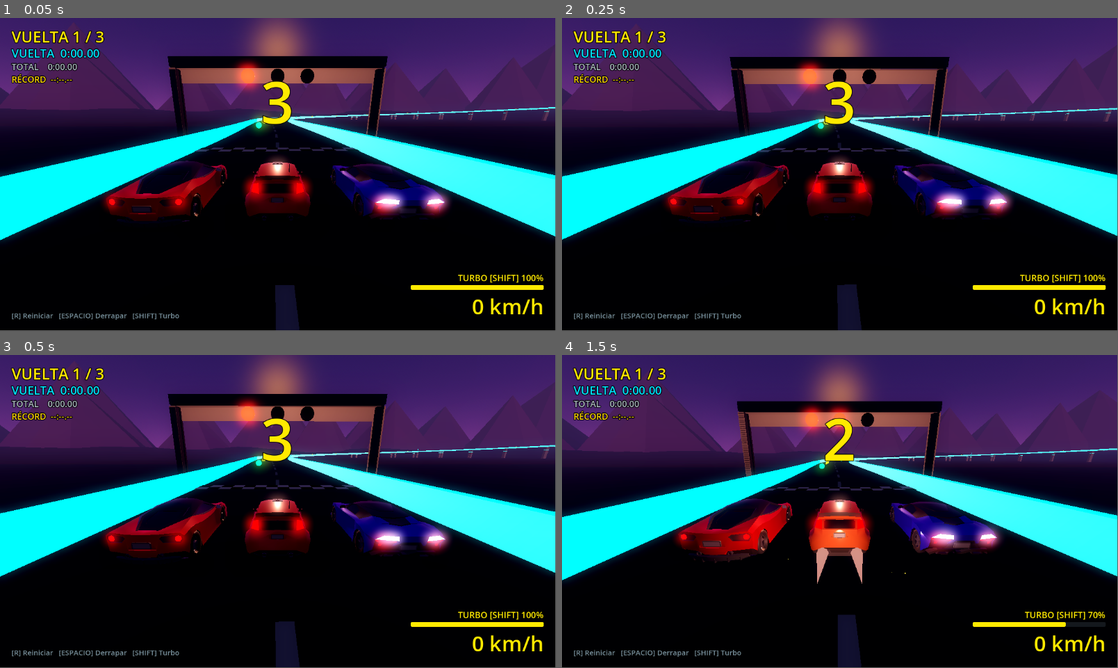
Above: before the commit, frames 1-4 (two rows, left to right).
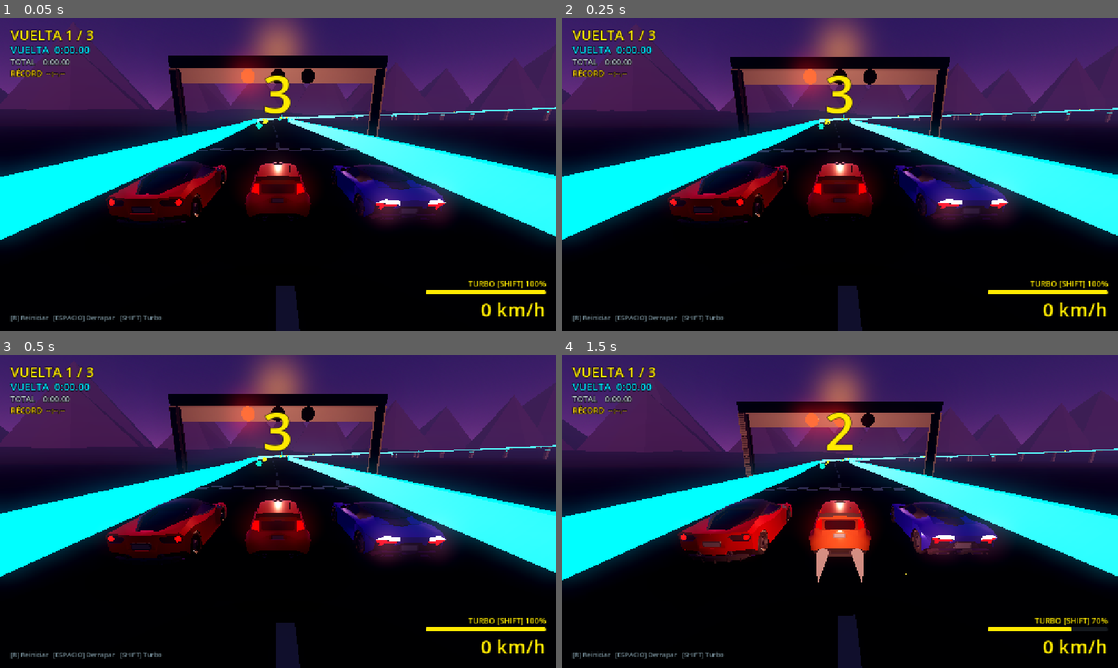
Above: after the commit, the same moments.

Repository: SamuelAlzateEducate/CustomVeloz
Game: Godot game, scene res://zona_c.tscn
The game is run twice, just before and just after one commit, with the same random seed, the same clock (stepped at 60 frames per second) and the same inputs. Sound files missing from this copy of the repository are replaced by a short silence.
Inputs (mouse positions are in pixels of both pictures, inside the frame that each line leads up to):
- Up to frame 1 (0.05 s): no input
- Up to frame 2 (0.25 s): no input
- Up to frame 3 (0.5 s): no input
- Up to frame 4 (1.5 s): tap Enter at 0.5 s; move the mouse to (962, 495) at 0.52 s; hold D (move_right) 0.53-1.28 s; hold Shift (correr) 0.53-1.28 s; click (962, 495) at 0.67 s; move the mouse to (728, 527) at 1.27 s; hold S (move_down) from 1.28 s (still down); tap Space (derrapar) at 1.35 s
In our replay, the window is 799x449 before the commit and 800x450 after it. These sizes can differ from the game's own. Grey fills any space a smaller window leaves; there, only what the larger window draws over its background counts as a difference.

The runs differ from the first frame. In frame 1, 8.8% of the frame differs, in the area x 0-100%, y 0-100%; in frame 2, 8.8%; in frame 3, 8.8%; in frame 4, 8.4%.

Commit message:
prueba_mejorasonido_motor_bajocambios

Diff:
--- a/audio_carro.gd
+++ b/audio_carro.gd
@@ -296,20 +296,9 @@
 		tasa_rpm = 1.5 # acelerando, las revoluciones solo bajan despacio (sin "tirones" al girar)
 	rpm = move_toward(rpm, rpm_objetivo, tasa_rpm * delta)
 
-	# --- 3. ANTI-LAG (ALS) CONTROLADO (CERO RUIDOS EN PARADO) ---
-	# Solo a alta velocidad (> 50 km/h = 14 m/s) en 3ra marcha o superior
-	if acelerando_antes and not acelerando and rpm > 0.65 and vel_h > 14.0 and marcha_actual >= 3 and bloqueo_pops <= 0.0:
-		pops_pendientes = randi_range(2, 4)
-		temporizador_pop = randf_range(0.04, 0.09)
-
+	# --- 3. ANTI-LAG (ALS) DESACTIVADO (Cero ruidos de pedos al soltar el acelerador o bajar cambios) ---
 	acelerando_antes = acelerando
-
-	if pops_pendientes > 0:
-		temporizador_pop -= delta
-		if temporizador_pop <= 0.0:
-			disparar_pop_als(1.05, 1.30, -2.0)
-			pops_pendientes -= 1
-			temporizador_pop = randf_range(0.08, 0.15)
+	pops_pendientes = 0
 
 	# --- 4. TONO (PITCH SCALE) DEL MOTOR ---
 	var tonos_marcha = PITCH_MARCHAS[marcha_actual - 1]
--- a/personaje.gd
+++ b/personaje.gd
@@ -356,13 +356,13 @@
 	tw.tween_interval(0.3)
 	tw.tween_callback(func(): if is_instance_valid(ala): ala.material_override = mat)
 
-	# Efecto de sonido al recoger la esfera de mejora
+	# Efecto de sonido al recoger la esfera de mejora (Chime arcade suave y limpio)
 	var snd := AudioStreamPlayer.new()
-	var s_path := "res://Sonidos_Carros/CarroRally_Personaje/pop_als_5.wav"
+	var s_path := "res://Sonidos_Carros/CarroRally_Personaje/mejora_pickup.wav"
 	if ResourceLoader.exists(s_path):
 		snd.stream = load(s_path)
-		snd.pitch_scale = 1.7
-		snd.volume_db = 2.0
+		snd.pitch_scale = 1.0
+		snd.volume_db = -12.0
 		add_child(snd)
 		snd.play()
 		snd.finished.connect(snd.queue_free)
--- a/project.godot
+++ b/project.godot
@@ -12,9 +12,14 @@
 
 config/name="CustomVeloz"
 run/main_scene="res://zona_c.tscn"
-config/features=PackedStringArray("4.7", "GL Compatibility")
+config/features=PackedStringArray("4.6", "GL Compatibility")
 config/icon="res://icon.svg"
 
+[display]
+
+window/size/viewport_width=1280
+window/size/viewport_height=720
+window/stretch/mode="canvas_items"
 
 [input]
 
Not shown, added: export_presets.cfg
Not shown, added: Guia_Defensa_CustomVeloz_ZonaC.pdf
Not shown, added: ITCH_IO_GUIA_Y_FICHA.md
Not shown, added: PITCH_DECK_CUSTOMVELOZ.md
Not shown, added: Pitch_Deck_CustomVeloz.pdf
Not shown, added: Sonidos_Carros/CarroRally_Personaje/mejora_pickup.wav
